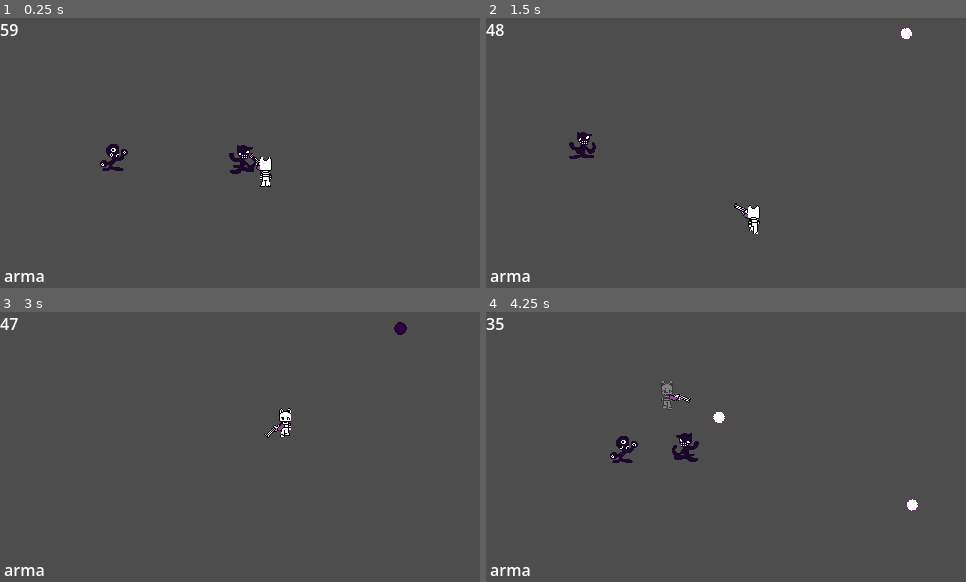
Above: before the commit, frames 1-4 (two rows, left to right).
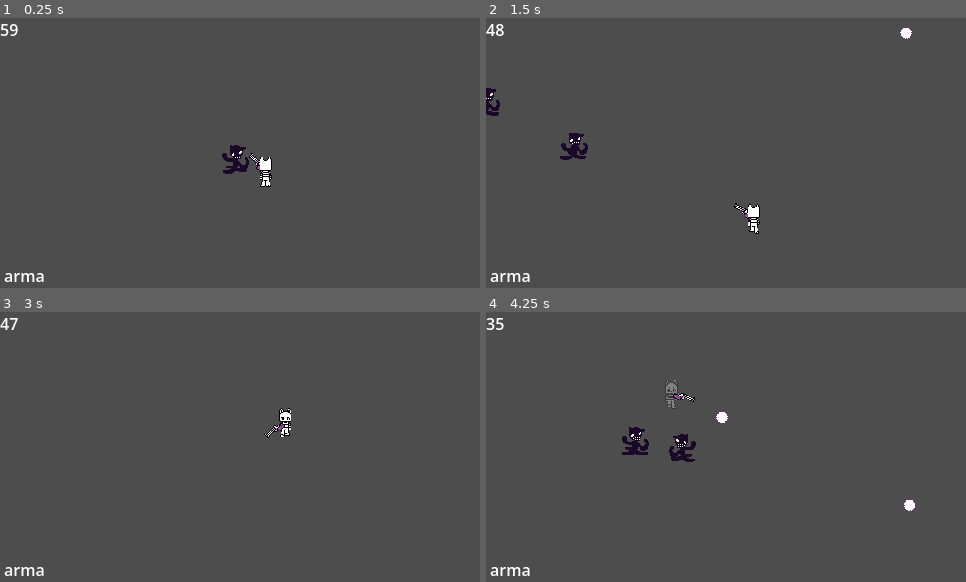
Above: after the commit, the same moments.

Repository: mathkkj/GMTK-Jam
Game: Godot game, scene res://node_2d.tscn
The game is run twice, just before and just after one commit, with the same random seed, the same clock (stepped at 60 frames per second) and the same inputs.
Inputs (mouse positions are in pixels of both pictures, inside the frame that each line leads up to):
- Up to frame 1 (0.25 s): no input
- Up to frame 2 (1.5 s): move the mouse to (831, 139) at 0.52 s; press the mouse at (831, 139) at 0.53 s; hold D (direita) 0.53-1.28 s; move the mouse to (630, 166) at 1.27 s; release the mouse at (630, 166) at 1.28 s; hold S (baixo) from 1.28 s (still down); tap E (dash) at 1.35 s
- Up to frame 3 (3 s): move the mouse to (288, 387) at 2.02 s; release S (baixo) at 2.03 s; hold D (direita) 2.03-2.78 s; tap Mouse wheel down (trocar_arma_baixo) at 2.1 s; move the mouse to (216, 501) at 2.77 s; hold W (cima) from 2.78 s (still down); tap Mouse wheel up (trocar_arma_cima) at 2.85 s
- Up to frame 4 (4.25 s): move the mouse to (870, 487) at 3.52 s; release W (cima) at 3.53 s; press the mouse at (870, 487) at 3.53 s; hold A (esquerda) from 3.53 s (still down)

The runs differ from the first frame. In frame 1, 0.7% of the frame differs, in the area x 20-54%, y 46-58%; in frame 2, 0.7%; in frame 3, less than 0.1%; in frame 4, 1.1%, in the area x 25-91%, y 25-75%.

Commit message:
sistema de waves + outro inimigo
cara ent, fiz um sistema de wave (ta bem documentado) e o outro inimigo

nao tem muito oq falar

Diff:
--- a/cenas_tscn/inimigo.tscn
+++ b/cenas_tscn/inimigo.tscn
@@ -47,6 +47,7 @@
 
 [node name="inimigo" type="CharacterBody2D" unique_id=2100569929 groups=["inimigos"]]
 motion_mode = 1
+wall_min_slide_angle = 0.0
 script = ExtResource("1_0b8xr")
 vida = 18
 
--- /dev/null
+++ b/cenas_tscn/inimigos_3.tscn
@@ -0,0 +1,80 @@
+[gd_scene format=3 uid="uid://diipovpujq7se"]
+
+[ext_resource type="Script" uid="uid://bq2pq6qi28ydv" path="res://codigo_gd/inimigos_da_mais_dano.gd" id="1_kokla"]
+[ext_resource type="Texture2D" uid="uid://dfcabj0465vhy" path="res://sprites/Enemy3-Sheet.png" id="2_qdvqk"]
+
+[sub_resource type="AtlasTexture" id="AtlasTexture_m7k6m"]
+atlas = ExtResource("2_qdvqk")
+region = Rect2(0, 0, 64, 64)
+
+[sub_resource type="AtlasTexture" id="AtlasTexture_n3fqu"]
+atlas = ExtResource("2_qdvqk")
+region = Rect2(64, 0, 64, 64)
+
+[sub_resource type="AtlasTexture" id="AtlasTexture_1bu8e"]
+atlas = ExtResource("2_qdvqk")
+region = Rect2(128, 0, 64, 64)
+
+[sub_resource type="AtlasTexture" id="AtlasTexture_pk7td"]
+atlas = ExtResource("2_qdvqk")
+region = Rect2(192, 0, 64, 64)
+
+[sub_resource type="SpriteFrames" id="SpriteFrames_ir4a2"]
+animations = [{
+"frames": [{
+"duration": 1.0,
+"texture": SubResource("AtlasTexture_m7k6m")
+}, {
+"duration": 1.0,
+"texture": SubResource("AtlasTexture_n3fqu")
+}, {
+"duration": 1.0,
+"texture": SubResource("AtlasTexture_1bu8e")
+}, {
+"duration": 1.0,
+"texture": SubResource("AtlasTexture_pk7td")
+}],
+"loop": 1,
+"name": &"idle",
+"speed": 5.0
+}]
+
+[sub_resource type="RectangleShape2D" id="RectangleShape2D_yd575"]
+size = Vector2(42.000004, 45.000008)
+
+[sub_resource type="RectangleShape2D" id="RectangleShape2D_q0rko"]
+size = Vector2(56.000008, 53.000008)
+
+[node name="Inimigos_3" type="CharacterBody2D" unique_id=760428623 groups=["inimigos"]]
+motion_mode = 1
+script = ExtResource("1_kokla")
+vida = 24
+velocidade = 100.0
+dano = 20
+forca_knockback = 500.0
+atrito_knockback = 2000.0
+metadata/_custom_type_script = "uid://c6nhix12qwwft"
+
+[node name="sprite" type="AnimatedSprite2D" parent="." unique_id=1775524598]
+sprite_frames = SubResource("SpriteFrames_ir4a2")
+animation = &"idle"
+autoplay = "idle"
+
+[node name="CollisionShape2D" type="CollisionShape2D" parent="." unique_id=846989147 groups=["inimigos"]]
+position = Vector2(-0.9999988, 4.5000005)
+scale = Vector2(0.9999999, 0.9999999)
+shape = SubResource("RectangleShape2D_yd575")
+
+[node name="hurtbox" type="Area2D" parent="." unique_id=478634722 groups=["inimigos"]]
+
+[node name="CollisionShape2D" type="CollisionShape2D" parent="hurtbox" unique_id=56522935 groups=["inimigos"]]
+position = Vector2(-2.0000007, 3.5000005)
+scale = Vector2(0.9999998, 0.9999998)
+shape = SubResource("RectangleShape2D_q0rko")
+
+[node name="dano_continuo" type="Timer" parent="." unique_id=262292921]
+wait_time = 0.5
+autostart = true
+
+[connection signal="body_entered" from="hurtbox" to="." method="_on_hurtbox_body_entered"]
+[connection signal="timeout" from="dano_continuo" to="." method="_on_dano_continuo_timeout"]
--- a/cenas_tscn/inimigos_projetil.tscn
+++ b/cenas_tscn/inimigos_projetil.tscn
@@ -47,6 +47,7 @@
 
 [node name="Inimigos_projetil" type="CharacterBody2D" unique_id=403934164 groups=["inimigos"]]
 motion_mode = 1
+wall_min_slide_angle = 0.0
 script = ExtResource("1_g53b7")
 dano = 5
 metadata/_custom_type_script = "uid://c6nhix12qwwft"
@@ -76,3 +77,4 @@
 
 [connection signal="timeout" from="Timer" to="." method="_on_timer_timeout"]
 [connection signal="body_entered" from="hurtbox" to="." method="_on_hurtbox_body_entered"]
+[connection signal="timeout" from="dano_continuo" to="." method="_on_dano_continuo_timeout"]
--- a/codigo_gd/global.gd
+++ b/codigo_gd/global.gd
@@ -1,8 +1,9 @@
 extends Node2D
 
+@onready var area_spawn: Node2D = $SpawnInimigo
 
 var tempo = 60
-
+var player : CharacterBody2D
 func _physics_process(delta):
 	if tempo > 0:
 		tempo -= delta
--- a/codigo_gd/inimigo.gd
+++ b/codigo_gd/inimigo.gd
@@ -1,7 +1,7 @@
 extends CharacterBody2D
 class_name Inimigos
 
-@onready var alvo = get_parent().get_node("player")
+@onready var alvo: CharacterBody2D = get_parent().get_node("player")
 @onready var sprite = get_node("sprite")
 @onready var hurtbox = get_node("hurtbox")
 @export var vida = 12
@@ -20,7 +20,17 @@
 var pode_dar_dano := true
 
 
+func _ready():
+	add_to_group("inimigos")
+
 func _physics_process(delta):
+
+
+	if alvo == null:
+		alvo = Global.player
+
+		return
+
 	#knockback
 	if tomando_knockback:
 		knockback = knockback.move_toward(
--- /dev/null
+++ b/codigo_gd/inimigos_da_mais_dano.gd
@@ -0,0 +1 @@
+extends Inimigos
--- a/codigo_gd/personagem.gd
+++ b/codigo_gd/personagem.gd
@@ -11,9 +11,9 @@
 @onready var colisao = get_node("CollisionShape2D")
 
 
-
 @onready var sprite = get_node("sprite")
 @onready var hitbox = get_node("hitbox")
+
 
 #dash
 var pode_dash: bool = true
@@ -35,6 +35,7 @@
 var estado_atual: EstadoJogador = EstadoJogador.Normal
 
 func _ready():
+	Global.player = self
 	atualizar_arma()
 
 func atualizar_arma():
@@ -69,6 +70,21 @@
 		sprite.play(tipo_animacao + "_cima")
 	else:
 		sprite.play(tipo_animacao + "_baixo")
+
+
+#var ultima_direcao := "baixo"
+#func atualizar_animacao():
+	#var tipo_animacao = "idle"
+#
+	#if velocity.length() > 0:
+		#tipo_animacao = "andar"
+#
+		#if velocity.y < 0:
+			#ultima_direcao = "cima"
+		#elif velocity.y > 0:
+			#ultima_direcao = "baixo"
+#
+	#sprite.play(tipo_animacao + "_" + ultima_direcao)
 
 func _physics_process(delta: float) -> void:
 
--- /dev/null
+++ b/codigo_gd/waves.gd
@@ -0,0 +1,86 @@
+extends Marker2D
+
+var rodando_waves := false
+var wave_atual := 0
+
+var lista_inimigos: Array[PackedScene] = [
+	preload("res://cenas_tscn/inimigo.tscn"),
+	preload("res://cenas_tscn/inimigos_projetil.tscn"),
+	preload("res://cenas_tscn/inimigos_3.tscn")
+]
+
+# configuracao das waves
+var waves := [
+	{
+		"tempo_entre_spawns": 1.0,
+		"inimigos": [
+			{"tipo": 0, "quantidade": 2}
+		]
+	},
+	{
+		"tempo_entre_spawns": 1.0,
+		"inimigos": [
+			{"tipo": 2, "quantidade": 1},
+			{"tipo": 1, "quantidade": 2}
+		]
+	},
+]
+
+func _ready() -> void:
+	# espera um frame para garantir que a cena terminou de carregar
+	##fiquei maluco tentando entender pq o primeiro inimigo nao funcionava, mas era pq ele tava instanciando antes do frame inicial tmnc
+	await get_tree().process_frame
+	iniciar_wave()
+
+func iniciar_wave() -> void:
+	# impede que o sistema de waves seja iniciado mais de uma vez
+	##fato curioso: eu tava fazendo esse script no global, ele tava instanciando dois inimigos por ver por conta de ser um script global, ai eu botei no marker msm, da pra trocar pra uma area ou algo assim dps
+	if rodando_waves:
+		print("iniciar wave ignorado porque ja esta rodando")
+		return
+
+	rodando_waves = true
+
+	# percorre todas as waves
+	while wave_atual < waves.size():
+		var wave = waves[wave_atual]
+		var delay: float = float(wave["tempo_entre_spawns"])
+
+		print("wave ", wave_atual + 1)
+
+		# percorre todos os tipos de inimigos da wave
+		for info in wave["inimigos"]:
+			var tipo := int(info["tipo"])
+			var quantidade := int(info["quantidade"])
+			var cena: PackedScene = lista_inimigos[tipo]
+
+			# instancia os inimigos um por vez
+			for i in range(quantidade):
+				spawnar(cena)
+				await get_tree().create_timer(delay).timeout
+
+		print("wave concluida, esperando derrotar todos os inimigos")
+
+		# espera ate nao existir mais nenhum inimigo vivo
+		while get_tree().get_nodes_in_group("inimigos").size() > 0:
+			await get_tree().create_timer(0.2).timeout
+
+		wave_atual += 1
+
+		# pequeno delay antes da proxima wave
+		await get_tree().create_timer(1.0).timeout
+
+	print("todas as waves acabaram")
+	rodando_waves = false
+
+func spawnar(cena: PackedScene) -> void:
+	var inimigo := cena.instantiate() as Node2D
+
+	inimigo.add_to_group("inimigos")
+	get_tree().current_scene.add_child(inimigo)
+
+	# cria uma pequena variacao na posicao de spawn
+	inimigo.global_position = global_position + Vector2(
+		randf_range(-40, 40),
+		randf_range(-40, 40)
+	)
--- a/node_2d.tscn
+++ b/node_2d.tscn
@@ -3,10 +3,9 @@
 [ext_resource type="PackedScene" uid="uid://b8243cheofnhi" path="res://cenas_tscn/player.tscn" id="1_0hol4"]
 [ext_resource type="Script" uid="uid://dpwi8fkw3dtta" path="res://codigo_gd/camera_2d.gd" id="1_epypp"]
 [ext_resource type="Script" uid="uid://ddku84syeac2p" path="res://codigo_gd/global.gd" id="1_q6r6c"]
-[ext_resource type="PackedScene" uid="uid://co4j3hdsx53v1" path="res://cenas_tscn/inimigo.tscn" id="4_q6r6c"]
 [ext_resource type="Script" uid="uid://d0kbebn2m8rqt" path="res://codigo_gd/canvaslayer.gd" id="5_kdubu"]
+[ext_resource type="Script" uid="uid://ls2rm1g8c0ei" path="res://codigo_gd/waves.gd" id="6_d21ai"]
 [ext_resource type="Script" uid="uid://bye3t7yqsudvi" path="res://codigo_gd/label.gd" id="6_kdubu"]
-[ext_resource type="PackedScene" uid="uid://v6n0qmfibyvh" path="res://cenas_tscn/inimigos_projetil.tscn" id="7_d21ai"]
 
 [node name="Node2D" type="Node2D" unique_id=2017904224]
 script = ExtResource("1_q6r6c")
@@ -37,7 +36,5 @@
 offset_bottom = 269.0
 text = "sla"
 
-[node name="inimigo" parent="." unique_id=2100569929 instance=ExtResource("4_q6r6c")]
-
-[node name="Inimigos_projetil" parent="." unique_id=403934164 instance=ExtResource("7_d21ai")]
-position = Vector2(-145, 14)
+[node name="Marker2D" type="Marker2D" parent="." unique_id=40708363]
+script = ExtResource("6_d21ai")
Not shown, added: codigo_gd/inimigos_da_mais_dano.gd.uid
Not shown, added: codigo_gd/waves.gd.uid
Binary file added: sprites/Enemy3-Sheet.png
Not shown, added: sprites/Enemy3-Sheet.png.import
